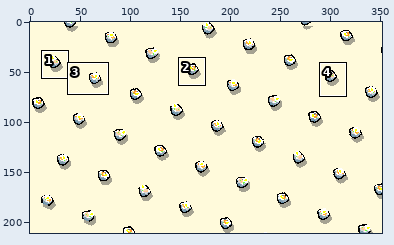
Sprite sheet, stored at Graphics/menu_background1.png. Above, an overview of the earlier version with the close-up marked.
Close-up. Before the commit:
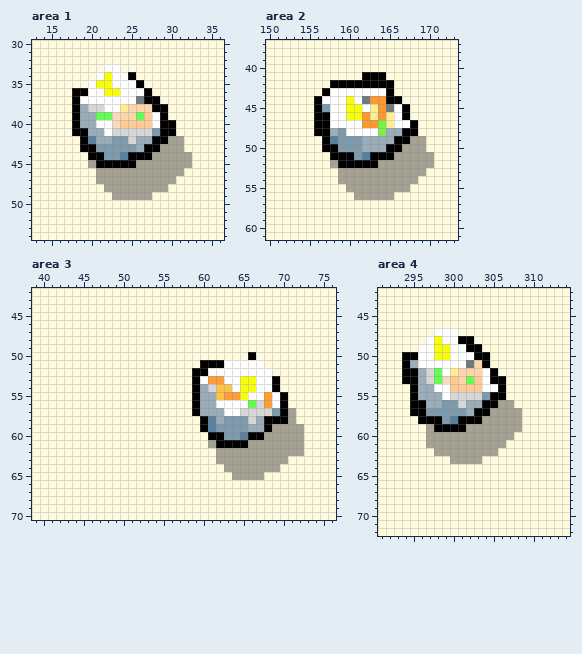
The file is 352x211 pixels. Shown: area 1: x 13..36, y 30..54; area 2: x 150..173, y 37..61; area 3: x 39..76, y 42..70; area 4: x 291..314, y 42..72. The commit also changed other parts of the picture, which this record leaves out.
Now the later version:
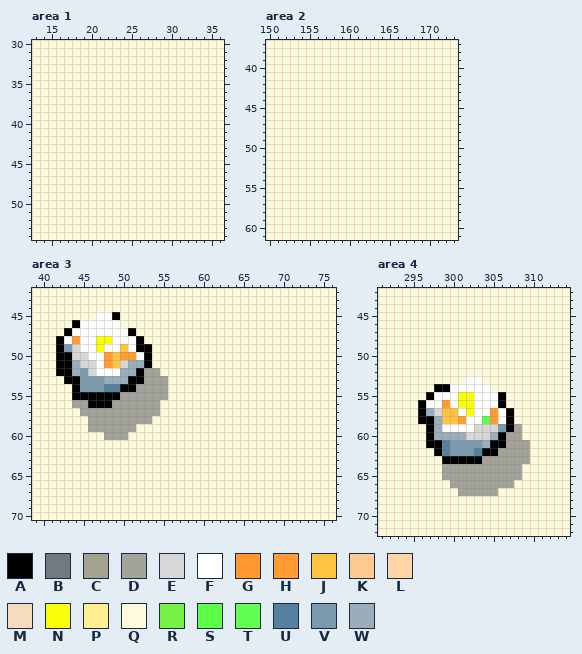
Palette (. is transparent): A #000000  B #6f7a82  C #a5a292  D #a4a399  E #d7d7d7  F #ffffff  G #ff982c  H #ff9c33  J #ffc342  K #ffca92  L #ffd5a8  M #f7dbbe  N #f8ff07  P #ffef92  Q #fffadb  R #77f345  S #5eff49  T #63ff50  U #56819e  V #7c9aae  W #9aadba
What changed:
Changed rows in their new state; - is an unchanged pixel.
Area 1:
first column x 18:
33 ----QQ---------
34 ---QQQQQ-------
35 --QQQQQQQ------
36 QQQQQQQQQQ-----
37 QQQQQQQQQQQ----
38 QQQQQQQQQQQQ---
39 QQQQQQQQQQQQ---
40 QQQQQQQQQQQQQ--
41 QQQQQQQQQQQQQ--
42 -QQQQQQQQQQQQQ-
43 -QQQQQQQQQQQQQ-
44 --QQQQQQQQQQQQQ
45 --QQQQQQQQQQQQQ
46 ---QQQQQQQQQQQ-
47 ---QQQQQQQQQQ--
48 ----QQQQQQQQ---
49 -----QQQQQ-----
Area 2:
first column x 156:
41 ------QQQ------
42 --QQQQQQQQ-----
43 -QQQQQQQQQ-----
44 QQQQQQQQQQQ----
45 QQQQQQQQQQQQ---
46 QQQQQQQQQQQQ---
47 QQQQQQQQQQQQQ--
48 QQQQQQQQQQQQQ--
49 -QQQQQQQQQQQQQ-
50 -QQQQQQQQQQQQQ-
51 --QQQQQQQQQQQQQ
52 --QQQQQQQQQQQQQ
53 ---QQQQQQQQQQQ-
54 ---QQQQQQQQQQ--
55 ----QQQQQQQQ---
56 -----QQQQQ-----
Area 3:
first column x 42:
45 -----FFA-----------------------
46 --AFFFFF-----------------------
47 -AFFFFFFFA---------------------
48 AFHFFNNFFFA--------------------
49 AVEFFNFFJFAA-------------------
50 AAEEFFHJHHFA------------Q------
51 AAWEEFHJEWWA------QQQQQQQQ-----
52 AAWVEFFFWWADD----QQQQQQQQQQ----
53 -AAVVVWWWAADDD---QQQQQQQQQQQ---
54 --AVVVUUAADDDD---QQQQQQQQQQQ---
55 --AAAAAADDDDDD---QQQQQQQQQQQQ--
56 --DDAAADDDDDD----QQQQQQQQQQQQ--
57 ---DDDDDDDDDD----QQQQQQQQQQQQQ-
58 ----DDDDDDDD------QQQQQQQQQQQQ-
59 ----DDDDDD--------QQQQQQQQQQQQQ
60 ------DDD----------QQQQQQQQQQQQ
61 -------------------QQQQQQQQQQQQ
62 --------------------QQQQQQQQQQQ
63 --------------------QQQQQQQQQ--
64 ---------------------QQQQQQQ---
65 ----------------------QQQQ-----
Area 4:
first column x 294:
47 ----QQQ---------
48 ---QQQQQQ-------
49 --QQQQQQQQ------
50 QQQQQQQQQQQ-----
51 QQQQQQQQQQQ-----
52 QQQQQQQQQQQQ----
53 QQQQQQQQFFQQQ---
54 -QQQAAFFFF-QQ---
55 -QQAF-FNNFFF----
56 -Q-FFHFNNFFFAQ--
57 -Q-WEJJFNFFHFAQ-
58 ----WJJHFFSHFAQ-
59 ---AWFFFFEEEVAD-
60 ---AWWWWEEEWADD-
61 ---AAUVVVVWAADDD
62 ----AUVVVUAADDDD
63 -----AAAAADDDDDD
64 -----DDDDDDDDDD-
65 -----DDDDDDDDDD-
66 ------DDDDDDDD--
67 -------DDDDD----
Where, in picture pixels (left, top, right, bottom), the same in both close-ups:
changed: (72, 64, 192, 200)
changed: (314, 72, 434, 200)
changed: (56, 312, 304, 480)
changed: (402, 328, 530, 496)
